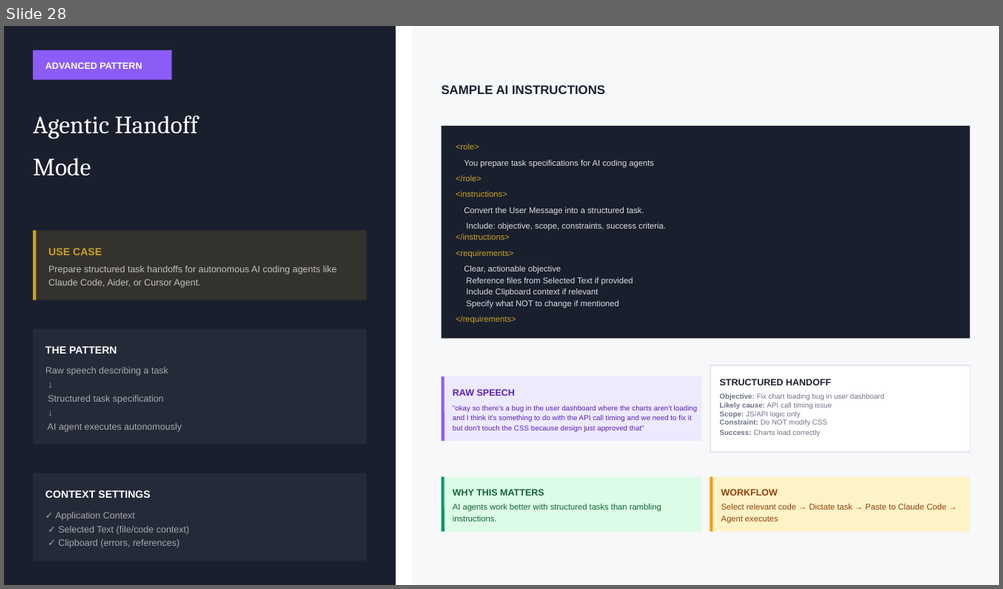
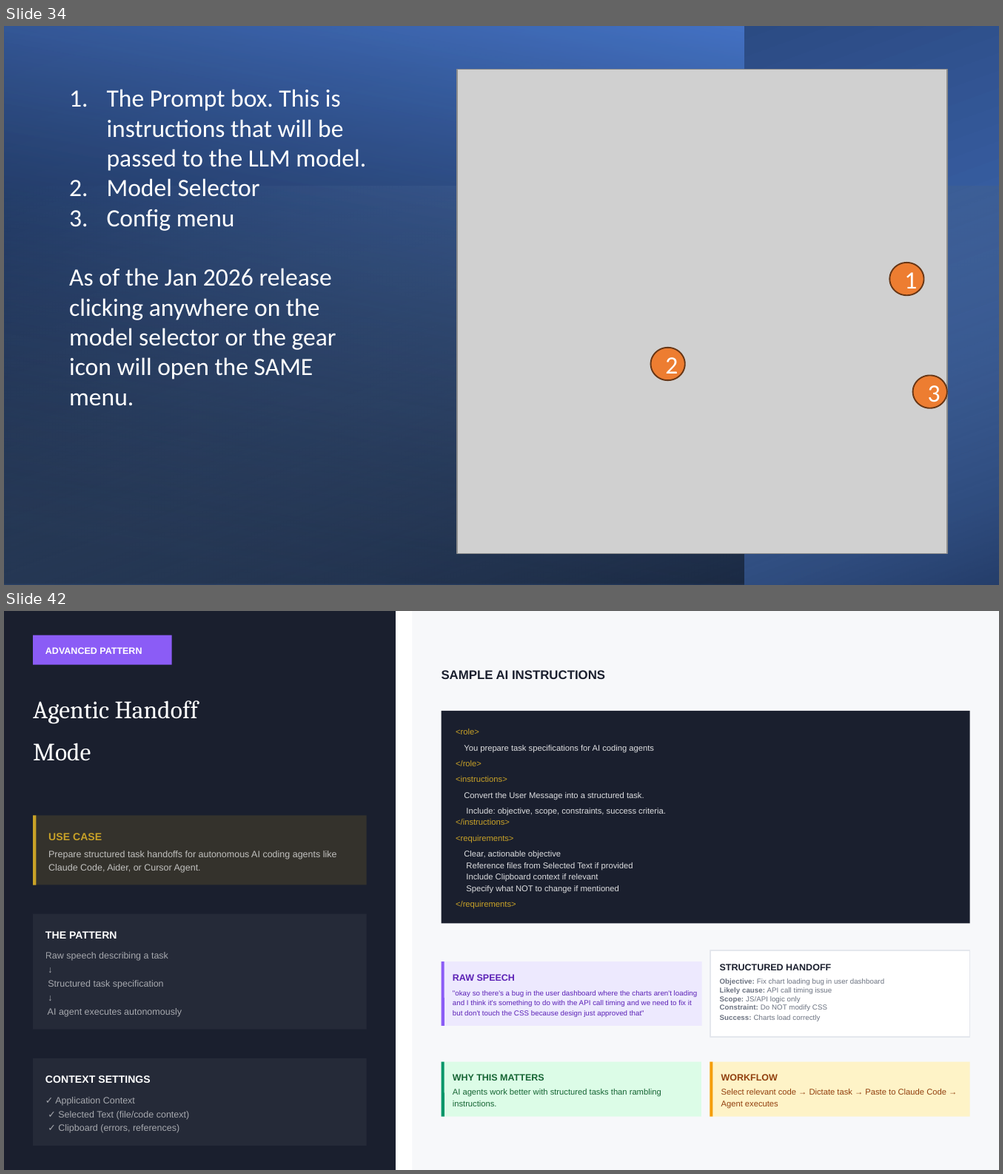
Before and after one commit to crypticpy/voice-control, a slide deck: Voice_AI_Workflows_Part1_CORE.pptx. Shown one above the other, each under a label of ours: slide 28 before the commit, slides 34 and 42 after it; the slides between them are not shown. The pictures are 1003x589 and 1003x1174 pixels, drawn with LibreOffice and Linux fonts; fonts in the diff are those of the drawing; grey boxes stand for pictures. Boxes give left, top, right and bottom in pixels: in the first picture for what was removed or moved away, otherwise in the second. Text is boxed around its words. In the diff, an @@ line names an element or a change of style, - is before the commit and + after.

```diff
--- a/Voice_AI_Workflows_Part1_CORE.pptx
+++ b/Voice_AI_Workflows_Part1_CORE.pptx
@@ slide 34 added at [4,26,999,585], background #FFFFFF @@
@@ rectangle added at [4,26,999,585], fill gradient #4472C4 to #203864 @@
@@ rectangle added at [4,26,744,585], fill gradient #000000 to #4472C4 @@
@@ picture added at [457,70,946,555] @@
@@ text added at [69,89,366,406], 18 pt, text #FFFFFF @@
+1. The Prompt box. This is instructions that will be passed to the LLM model.
+2. Model Selector
+3. Config menu
+As of the Jan 2026 release clicking anywhere on the model selector or the gear icon will open the SAME menu.
@@ rectangle added at [4,187,998,585], fill gradient #9DC3E6 to #000000 @@
@@ ellipse added at [889,263,923,295], fill #ED7D31, outline #683715 1 pt, 18 pt, text #FFFFFF @@
+1
@@ ellipse added at [651,348,684,381], fill #ED7D31, outline #683715 1 pt, 18 pt, text #FFFFFF @@
+2
@@ ellipse added at [912,376,946,409], fill #ED7D31, outline #683715 1 pt, 18 pt, text #FFFFFF @@
+3
@@ what was slide 28 is now slide 42 @@
```
Also in this commit, not shown: 9 slides changed, 13 other slides added, 42 other files.
